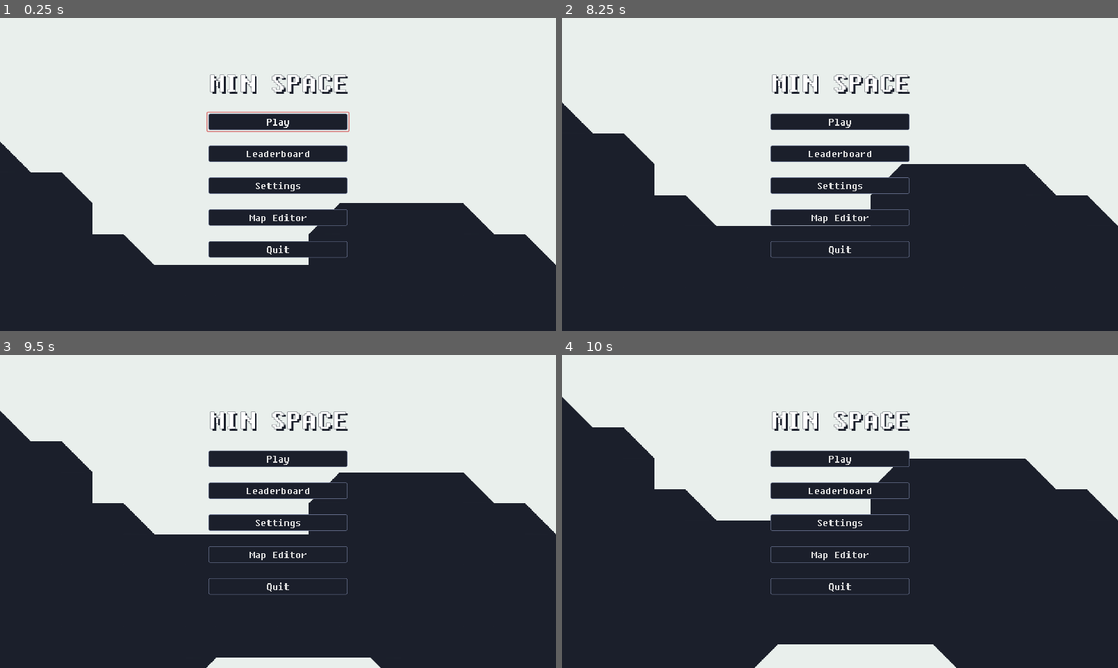
Above: before the commit, frames 1-4 (two rows, left to right).
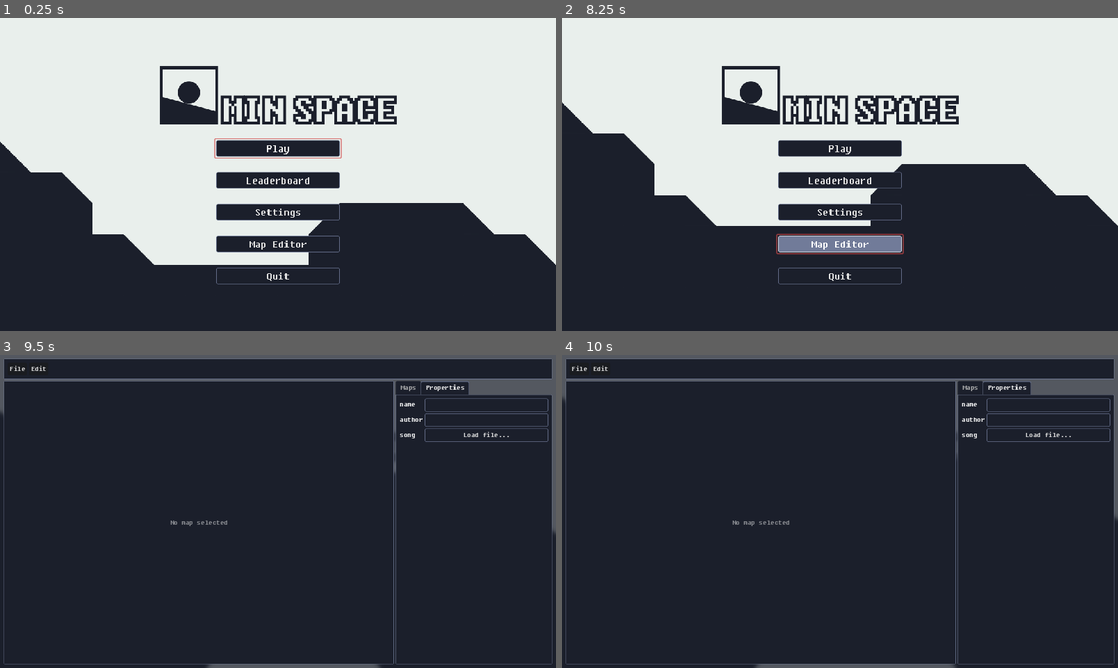
Above: after the commit, the same moments.

Repository: kagamiAL/CALHACKS_2024
Game: Godot game, scene res://scenes/Main/Main.tscn
The game is run twice, just before and just after one commit, with the same random seed, the same clock (stepped at 60 frames per second) and the same inputs.
Inputs (mouse positions are in pixels of both pictures, inside the frame that each line leads up to):
- Up to frame 1 (0.25 s): no input
- Up to frame 2 (8.25 s): click "Play" at 0.5 s; click "Play" at 1.25 s; click "Leaderboard" at 2 s; click "Add circuit" at 2.75 s; click "MIN SPACE Built-in" at 3.5 s; click "←" at 4.25 s; tap Enter (ui_accept) at 5, 5.27, 6.77 s; move the mouse to (962, 158) at 5.02 s; hold Right (ui_right) 5.03-5.75 s; click (962, 158) at 5.17 s; click "Back" at 5.75 s; move the mouse to (728, 190) at 6.52 s; hold Right (ui_right) 6.53-7.28 s; move the mouse to (895, 105) at 7.27 s; hold Left (ui_left) 7.28-8.03 s; move the mouse to (812, 237) at 8.02 s; hold Right (ui_right) from 8.03 s (still down); click (812, 237) at 8.17 s
- Up to frame 3 (9.5 s): keep holding Right (ui_right); tap Enter (ui_accept) at 8.27 s; move the mouse to (444, 558) at 8.77 s
- Up to frame 4 (10 s): move the mouse to (673, 464) at 9.52 s; release Right (ui_right) at 9.53 s; hold Left (ui_left) from 9.53 s (still down)

The runs differ from the first frame. In frame 1, 8.3% of the frame differs, in the area x 28-72%, y 15-86%; in frame 2, 8.4%; in frame 3, 43%, in the area x 0-100%, y 0-100%; in frame 4, 41%.

Commit message:
Add logo to main menu

Diff:
--- a/scenes/Main/Main.tscn
+++ b/scenes/Main/Main.tscn
@@ -4,13 +4,11 @@
 [ext_resource type="AudioStream" uid="uid://bxr6qqqx2lq5d" path="res://res/audio/MainMenuTheme.ogg" id="3_aul47"]
 [ext_resource type="PackedScene" uid="uid://inas5xn4h6tb" path="res://scenes/UI/LeaderBoard.tscn" id="3_mcylv"]
 [ext_resource type="TileSet" uid="uid://83e6r7d4e13" path="res://scenes/Tiles/TileMap.tres" id="3_udspc"]
+[ext_resource type="Texture2D" uid="uid://cnnm8mw1n4hvj" path="res://logo-full.svg" id="3_wnrrw"]
 [ext_resource type="PackedScene" uid="uid://ck22cvxmk301" path="res://scenes/UI/Settings.tscn" id="4_mw6f4"]
 [ext_resource type="PackedScene" uid="uid://dqfy5urq65gy0" path="res://editor/Main/EditorMain.tscn" id="5_a2ivn"]
 [ext_resource type="PackedScene" uid="uid://b43w80klpbdo6" path="res://scenes/UI/Levels.tscn" id="6_c5yde"]
 [ext_resource type="AudioStream" uid="uid://bwq6ovbkav027" path="res://res/audio/MapTheme.ogg" id="7_awp7m"]
-
-[sub_resource type="SystemFont" id="SystemFont_nlf74"]
-font_names = PackedStringArray("Century Gothic")
 
 [sub_resource type="SystemFont" id="SystemFont_p7tdo"]
 font_names = PackedStringArray("Century Gothic")
@@ -170,26 +168,15 @@
 grow_horizontal = 2
 theme_override_constants/separation = 32
 
-[node name="Label" type="Label" parent="CanvasLayer/VBoxContainer"]
-texture_filter = 1
-layout_mode = 2
-theme_override_colors/font_color = Color(1, 1, 1, 1)
-theme_override_colors/font_shadow_color = Color(0.105882, 0.121569, 0.168627, 1)
-theme_override_colors/font_outline_color = Color(0.105882, 0.121569, 0.168627, 1)
-theme_override_constants/shadow_offset_x = 4
-theme_override_constants/shadow_offset_y = 4
-theme_override_constants/outline_size = 2
-theme_override_constants/shadow_outline_size = 0
-theme_override_fonts/font = SubResource("SystemFont_nlf74")
-theme_override_font_sizes/font_size = 64
-text = "MIN SPACE"
-horizontal_alignment = 1
-vertical_alignment = 1
+[node name="TextureRect" type="TextureRect" parent="CanvasLayer/VBoxContainer"]
+layout_mode = 2
+texture = ExtResource("3_wnrrw")
 
 [node name="Play" type="Button" parent="CanvasLayer/VBoxContainer"]
 unique_name_in_owner = true
-custom_minimum_size = Vector2(120, 32)
-layout_mode = 2
+custom_minimum_size = Vector2(256, 32)
+layout_mode = 2
+size_flags_horizontal = 4
 theme_override_fonts/font = SubResource("SystemFont_p7tdo")
 theme_override_font_sizes/font_size = 24
 text = "Play
@@ -197,7 +184,9 @@
 
 [node name="Leaderboard" type="Button" parent="CanvasLayer/VBoxContainer"]
 unique_name_in_owner = true
-layout_mode = 2
+custom_minimum_size = Vector2(256, 0)
+layout_mode = 2
+size_flags_horizontal = 4
 theme_override_fonts/font = SubResource("SystemFont_8r0ef")
 theme_override_font_sizes/font_size = 24
 text = "Leaderboard
@@ -205,21 +194,27 @@
 
 [node name="SettingsButton" type="Button" parent="CanvasLayer/VBoxContainer"]
 unique_name_in_owner = true
-layout_mode = 2
+custom_minimum_size = Vector2(256, 0)
+layout_mode = 2
+size_flags_horizontal = 4
 theme_override_fonts/font = SubResource("SystemFont_8r0ef")
 theme_override_font_sizes/font_size = 24
 text = "Settings"
 
 [node name="MapEditor" type="Button" parent="CanvasLayer/VBoxContainer"]
 unique_name_in_owner = true
-layout_mode = 2
+custom_minimum_size = Vector2(256, 0)
+layout_mode = 2
+size_flags_horizontal = 4
 theme_override_fonts/font = SubResource("SystemFont_8r0ef")
 theme_override_font_sizes/font_size = 24
 text = "Map Editor"
 
 [node name="Quit" type="Button" parent="CanvasLayer/VBoxContainer"]
 unique_name_in_owner = true
-layout_mode = 2
+custom_minimum_size = Vector2(256, 0)
+layout_mode = 2
+size_flags_horizontal = 4
 theme_override_fonts/font = SubResource("SystemFont_8r0ef")
 theme_override_font_sizes/font_size = 24
 text = "Quit"
